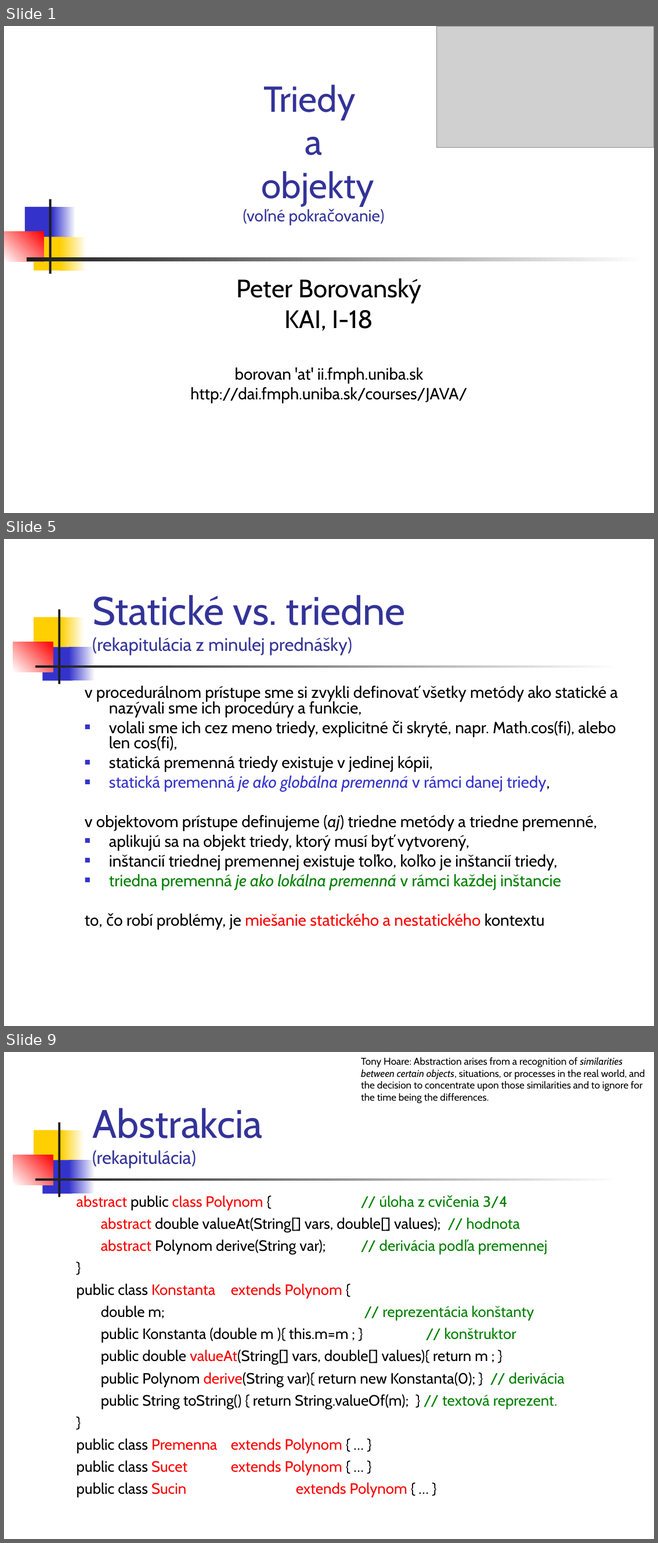
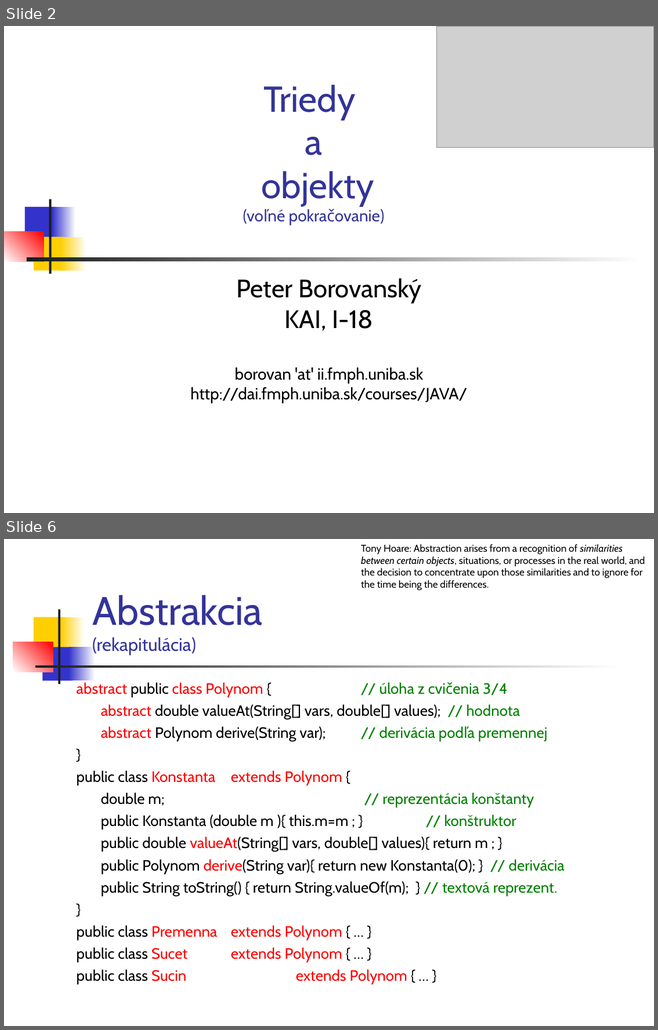
Before and after one commit to Programovanie4/Prednasky, a slide deck: 04/04_java.ppt. Shown one above the other, each under a label of ours: slides 1, 5 and 9 before the commit, slides 2 and 6 after it; the slides between them are not shown. The pictures are 658x1543 and 658x1030 pixels, drawn with LibreOffice and Linux fonts; fonts in the diff are those of the drawing; grey boxes stand for pictures. Boxes give left, top, right and bottom in pixels: in the first picture for what was removed or moved away, otherwise in the second. Text is boxed around its words. In the diff, an @@ line names an element or a change of style, - is before the commit and + after.

```diff
--- a/04/04_java.ppt
+++ b/04/04_java.ppt
@@ slide 5 removed at <box>4,539,654,1026</box>, background #FFFFFF; not listed: 7 template elements that a slide beside it also shows @@
@@ title removed at <box>92,595,405,655</box> @@
-Statické vs. triedne
-(rekapitulácia z minulej prednášky)
@@ text removed at <box>85,686,617,929</box> @@
-v procedurálnom prístupe sme si zvykli definovať všetky metódy ako statické a nazývali sme ich procedúry a funkcie,
-■ volali sme ich cez meno triedy, explicitné či skryté, napr. Math.cos(fi), alebo len cos(fi),
-■ statická premenná triedy existuje v jedinej kópii,
-■ statická premenná je ako globálna premenná v rámci danej triedy,
-v objektovom prístupe definujeme (aj) triedne metódy a triedne premenné,
-■ aplikujú sa na objekt triedy, ktorý musí byť vytvorený,
-■ inštancií triednej premennej existuje toľko, koľko je inštancií triedy,
-■ triedna premenná je ako lokálna premenná v rámci každej inštancie
-to, čo robí problémy, je miešanie statického a nestatického kontextu
@@ what was slide 1 is now slide 2 @@
@@ what was slide 9 is now slide 6 @@
```
Also in this commit, not shown: 8 slides changed, 1 slide added, 4 other slides removed, 4 other files.
